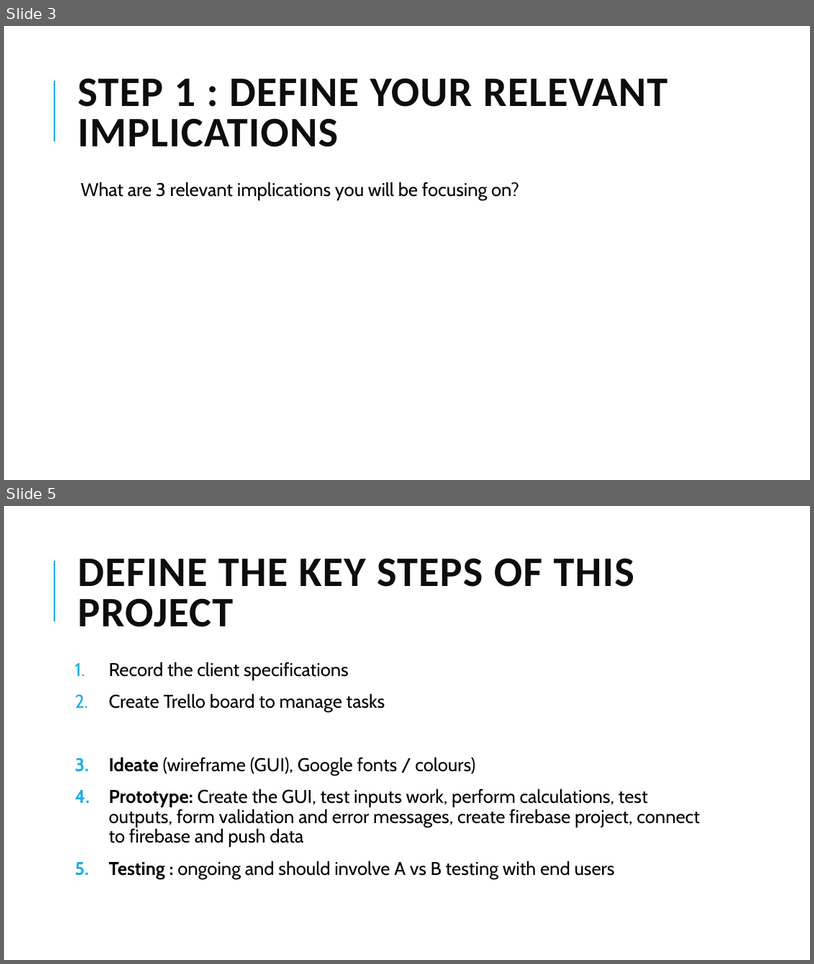
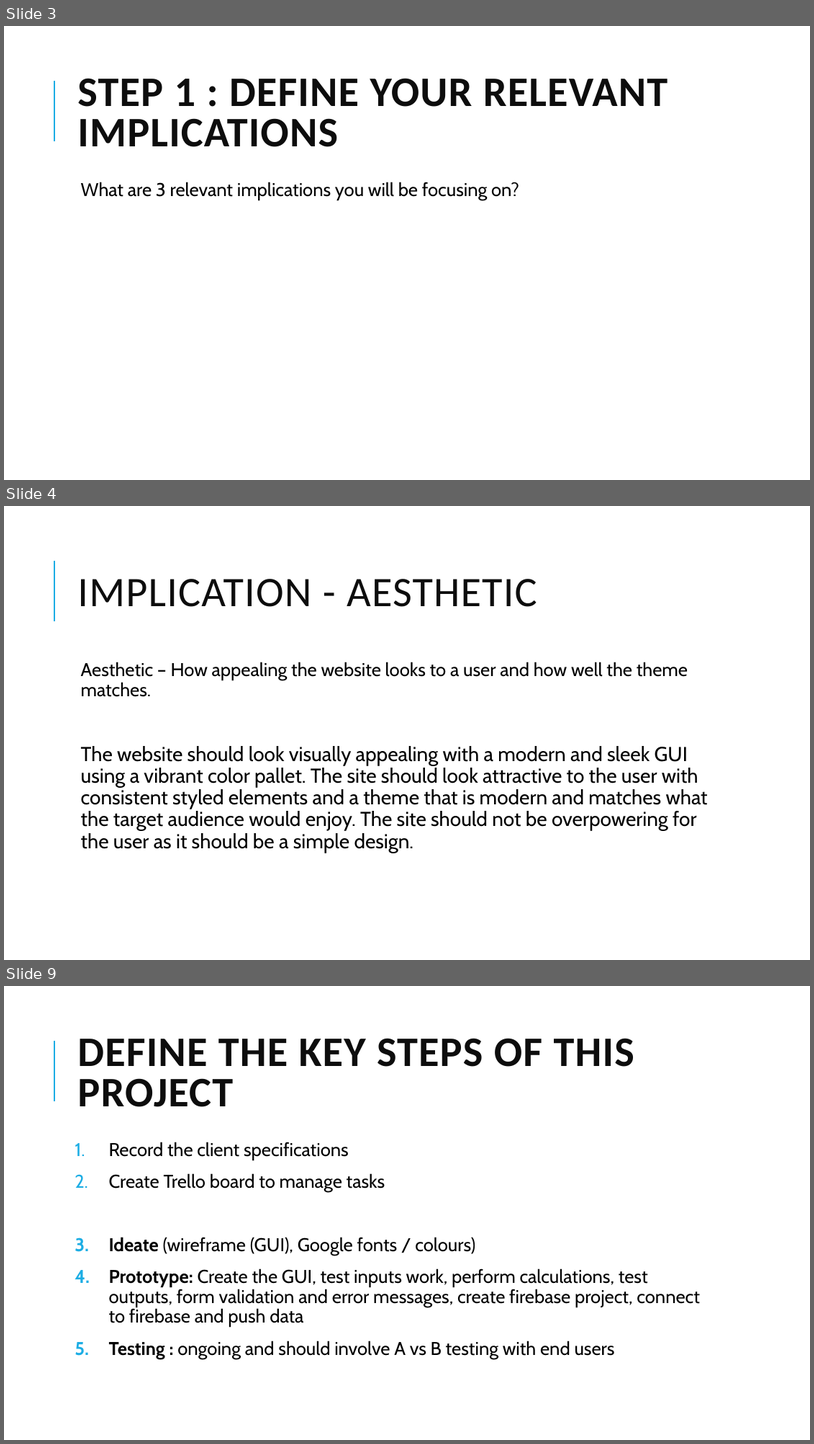
Before and after one commit to callumc20171/3.7-Assessment, a slide deck: 3.7 Assessment Resources 2020/3.7 3.8 portfolio.pptx. Shown one above the other, each under a label of ours: slides 3 and 5 before the commit, slides 3, 4 and 9 after it; the slides between them are not shown. The pictures are 814x964 and 814x1444 pixels, drawn with LibreOffice and Linux fonts; fonts in the diff are those of the drawing. Boxes give left, top, right and bottom in pixels: in the first picture for what was removed or moved away, otherwise in the second. Text is boxed around its words. In the diff, an @@ line names an element or a change of style, - is before the commit and + after.

```diff
--- a/3.7 Assessment Resources 2020/3.7 3.8 portfolio.pptx
+++ b/3.7 Assessment Resources 2020/3.7 3.8 portfolio.pptx
@@ slide 4 added at bbox=[4, 506, 810, 960], background #FFFFFF; not listed: 1 template element that a slide beside it also shows @@
@@ title added at bbox=[77, 579, 538, 607], 50 pt, text #0D0D0D @@
+IMPLICATION - AESTHETIC
@@ text added at bbox=[81, 662, 708, 852], 24 pt, text #000000 @@
+  Aesthetic – How appealing the website looks to a user and how well the theme matches.
+  The website should look visually appealing with a modern and sleek GUI using a vibrant color pallet. The site should look attractive to the user with consistent styled elements and a theme that is modern and matches what the target audience would enjoy. The site should not be overpowering for the user as it should be a simple design.
@@ what was slide 5 is now slide 9 @@
```
Also in this commit, not shown: 2 slides changed, 3 other slides added, 11 other files.
